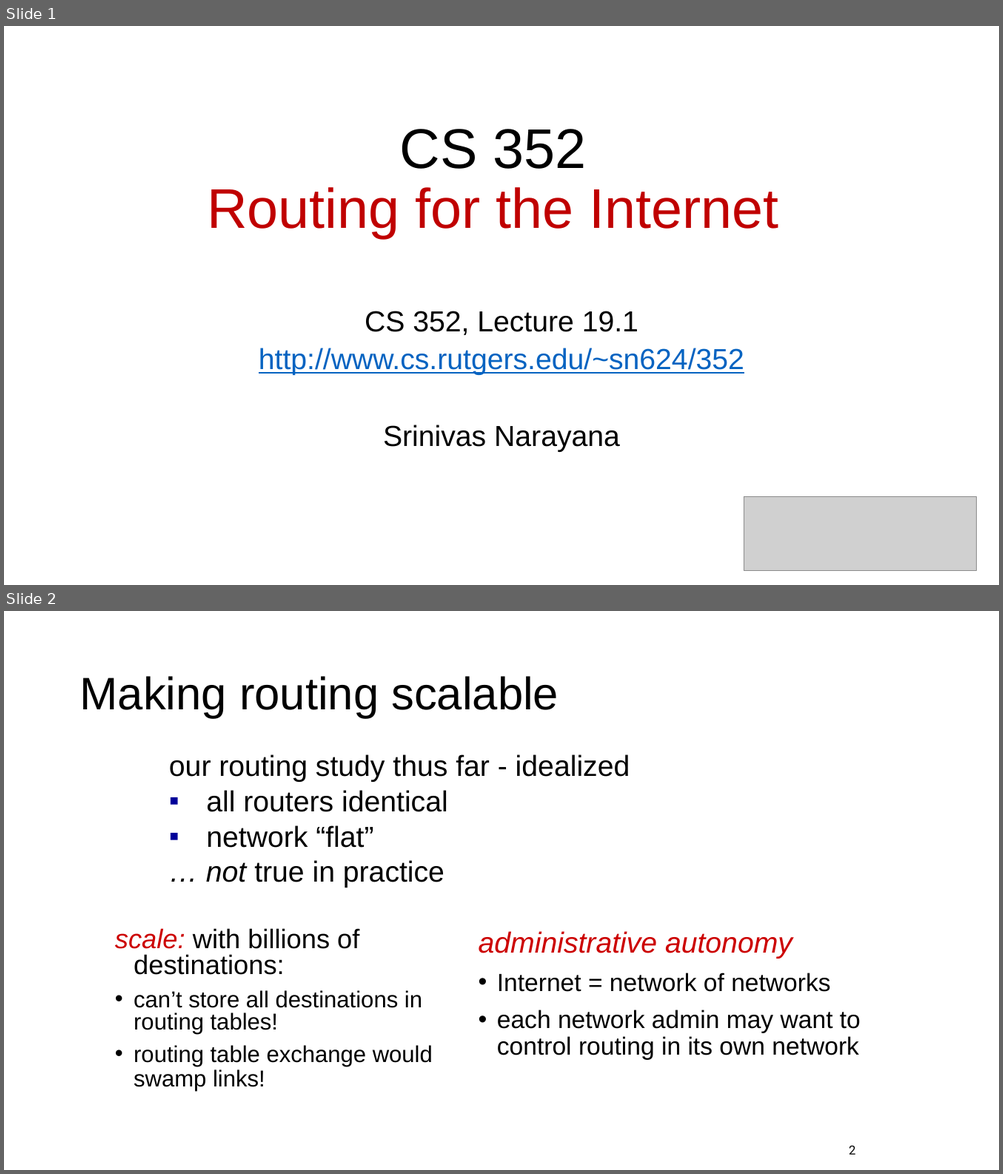
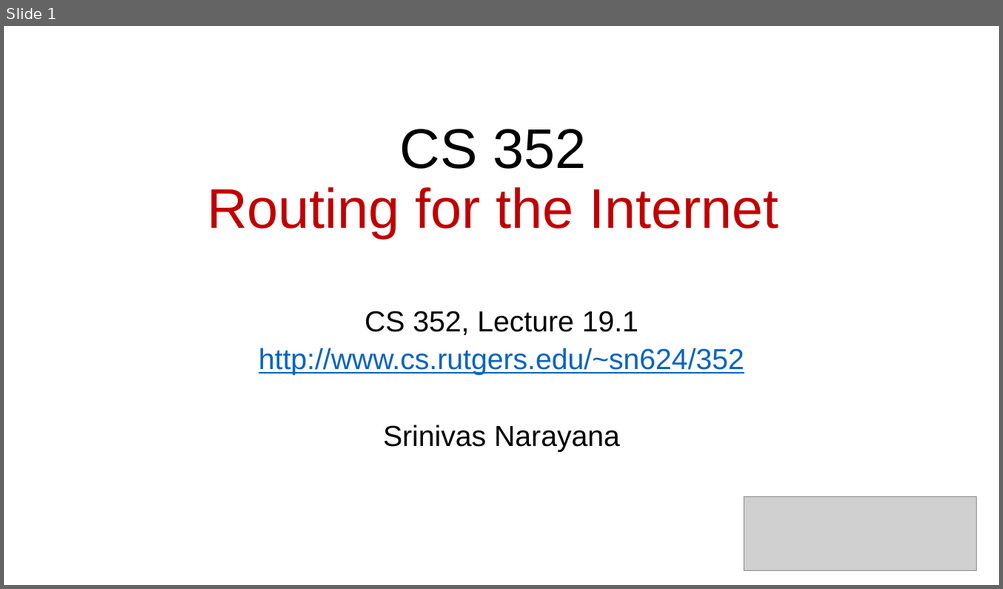
Before and after one commit to ngsrinivas/coursegen, a slide deck: ex/352-S21/staging/352-S21/lectures/network-interdomain-routing.pptx. Shown one above the other, each under a label of ours: slides 1 and 2 before the commit, slide 1 after it. The pictures are 1003x1174 and 1003x589 pixels, drawn with LibreOffice and Linux fonts; fonts in the diff are those of the drawing; grey boxes stand for pictures. Boxes give left, top, right and bottom in pixels: in the first picture for what was removed or moved away, otherwise in the second. Text is boxed around its words. In the diff, an @@ line names an element or a change of style, - is before the commit and + after.

Commit message:
Final slides for interdomain routing

```diff
--- a/ex/352-S21/staging/352-S21/lectures/network-interdomain-routing.pptx
+++ b/ex/352-S21/staging/352-S21/lectures/network-interdomain-routing.pptx
@@ slide 2 removed at (4,611,999,1170), background #FFFFFF @@
@@ title removed at (79,676,558,718) @@
-Making routing scalable
@@ text removed at (169,755,630,888) @@
-our routing study thus far - idealized
-▪ all routers identical
-▪ network “flat”
-… not true in practice
@@ text removed at (115,928,432,1092) @@
-scale: with billions of destinations:
-• can’t store all destinations in routing tables!
-• routing table exchange would swamp links!
@@ text removed at (478,931,860,1060) @@
-administrative autonomy
-• Internet = network of networks
-• each network admin may want to control routing in its own network
@@ page number removed at (848,1146,855,1155) @@
-2
```
Also in this commit, not shown: 1 slide changed, 39 slides added, 2 other slides removed, 1 other file.
